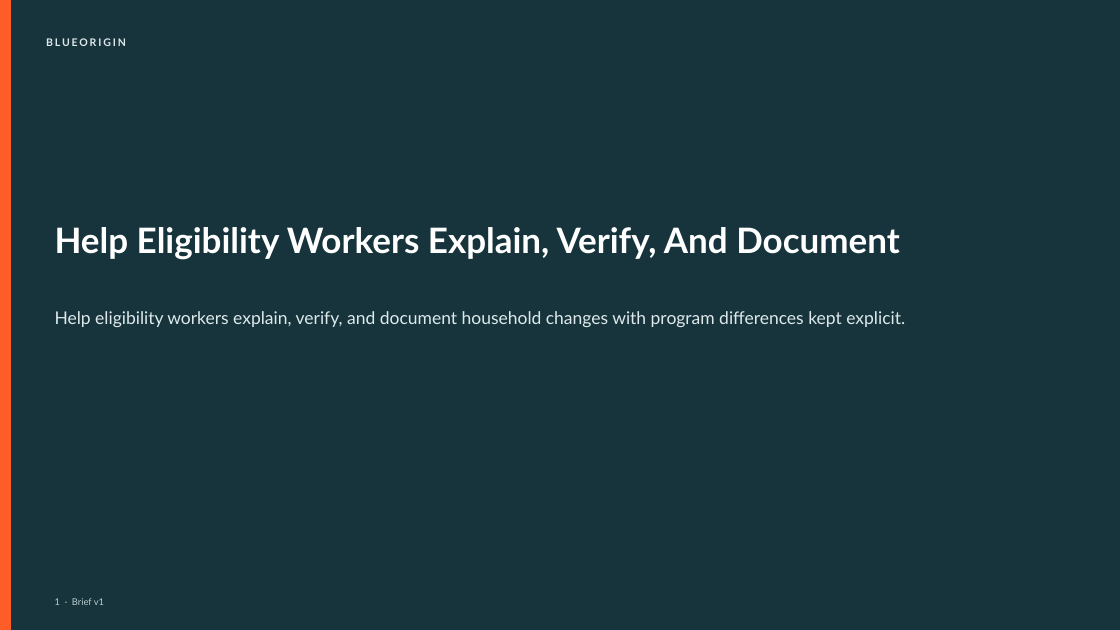
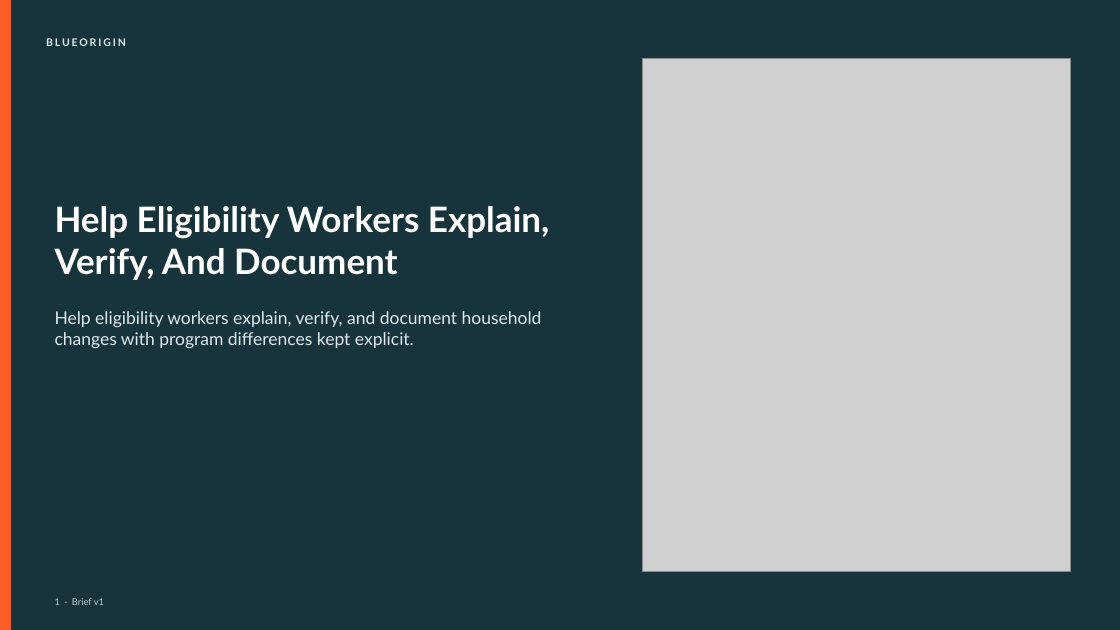
Before and after one commit to soumayseth01/blue-origin, a slide deck: slide 1 of prototype/eligibility-workspace/qa/evidence/notebook-approved-journey/Help-Eligibility-Workers-Explain-Verify-And-Document-presentation.pptx. Drawn at 1120x630 pixels with LibreOffice and Linux fonts; fonts in the diff are those of the drawing; grey boxes stand for pictures. Boxes give left, top, right and bottom in pixels: in the first picture for what was removed or moved away, otherwise in the second. Text is boxed around its words. In the diff, an @@ line names an element or a change of style, - is before the commit and + after.

```diff
--- a/prototype/eligibility-workspace/qa/evidence/notebook-approved-journey/Help-Eligibility-Workers-Explain-Verify-And-Document-presentation.pptx
+++ b/prototype/eligibility-workspace/qa/evidence/notebook-approved-journey/Help-Eligibility-Workers-Explain-Verify-And-Document-presentation.pptx
@@ picture added at (643, 59, 1071, 571) @@
@@ text "Help Eligibility Workers Explain, Verify, ..." rewrapped from (55, 227, 900, 260) to (55, 206, 549, 280) @@
@@ text "Help eligibility workers explain, verify, ..." rewrapped from (55, 311, 905, 327) to (55, 311, 542, 348) @@
```
Also in this commit, not shown: 3 other slides changed, 1 slide added, 22 other files.
